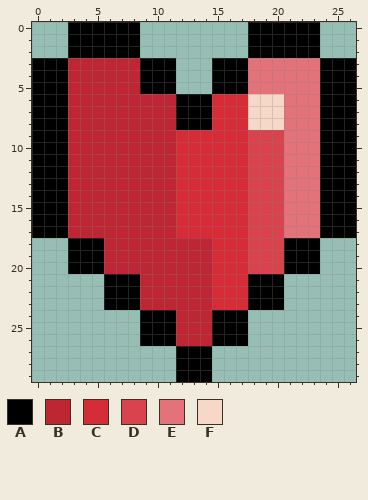
Edited in one commit: pixel-art sprite (assets/heart.png). This is how it looked before the edit.
The file is 27x30 pixels. Colours within 5 levels of each other are drawn and written as one.
Palette (. is transparent): A #000000  B #be2633  C #d52c37  D #d9434d  E #e3727a  F #f7d7c8
Pixels before, first column x 0:
 0 ...AAAAAA.........AAAAAA...
 1 ...AAAAAA.........AAAAAA...
 2 ...AAAAAA.........AAAAAA...
 3 AAABBBBBBAAA...AAAEEEEEEAAA
 4 AAABBBBBBAAA...AAAEEEEEEAAA
 5 AAABBBBBBAAA...AAAEEEEEEAAA
 6 AAABBBBBBBBBAAACCCFFFEEEAAA
 7 AAABBBBBBBBBAAACCCFFFEEEAAA
 8 AAABBBBBBBBBAAACCCFFFEEEAAA
 9 AAABBBBBBBBBCCCCCCDDDEEEAAA
10 AAABBBBBBBBBCCCCCCDDDEEEAAA
11 AAABBBBBBBBBCCCCCCDDDEEEAAA
12 AAABBBBBBBBBCCCCCCDDDEEEAAA
13 AAABBBBBBBBBCCCCCCDDDEEEAAA
14 AAABBBBBBBBBCCCCCCDDDEEEAAA
15 AAABBBBBBBBBCCCCCCDDDEEEAAA
16 AAABBBBBBBBBCCCCCCDDDEEEAAA
17 AAABBBBBBBBBCCCCCCDDDEEEAAA
18 ...AAABBBBBBBBBCCCDDDAAA...
19 ...AAABBBBBBBBBCCCDDDAAA...
20 ...AAABBBBBBBBBCCCDDDAAA...
21 ......AAABBBBBBCCCAAA......
22 ......AAABBBBBBCCCAAA......
23 ......AAABBBBBBCCCAAA......
24 .........AAABBBAAA.........
25 .........AAABBBAAA.........
26 .........AAABBBAAA.........
27 ............AAA............
28 ............AAA............
29 ............AAA............
Once edited:
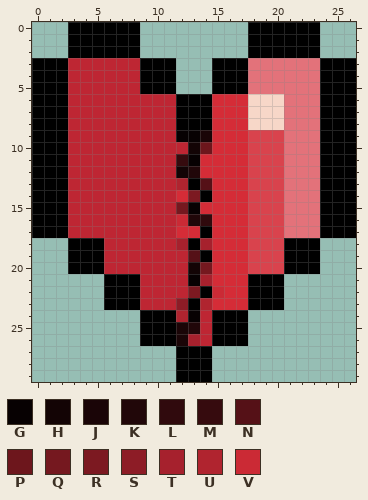
Colours new in this view: G #070102  H #130405  J #1a0507  K #210709  L #300a0d  M #360b0e  N #551117  P #6d161c  Q #75181f  R #7c1921  S #8d1c26  T #a6212d  U #b0242f  V #cb2a35
Change:
Changed rows in their new state; - is an unchanged pixel.
first column x 12:
 9 GGJ-
10 BHP-
11 MG--
12 HK--
13 UAN-
14 -RA-
15 QG--
16 VKL-
17 --A-
18 TAT-
19 -NA-
20 -HQ-
21 -GT-
22 -RAV
23 SAU-
24 UG--
25 JK--
26 JT--
Changed places in both pictures, as pixel boxes (x1, y1, x2, y2):
changed: (176, 130, 224, 346)
